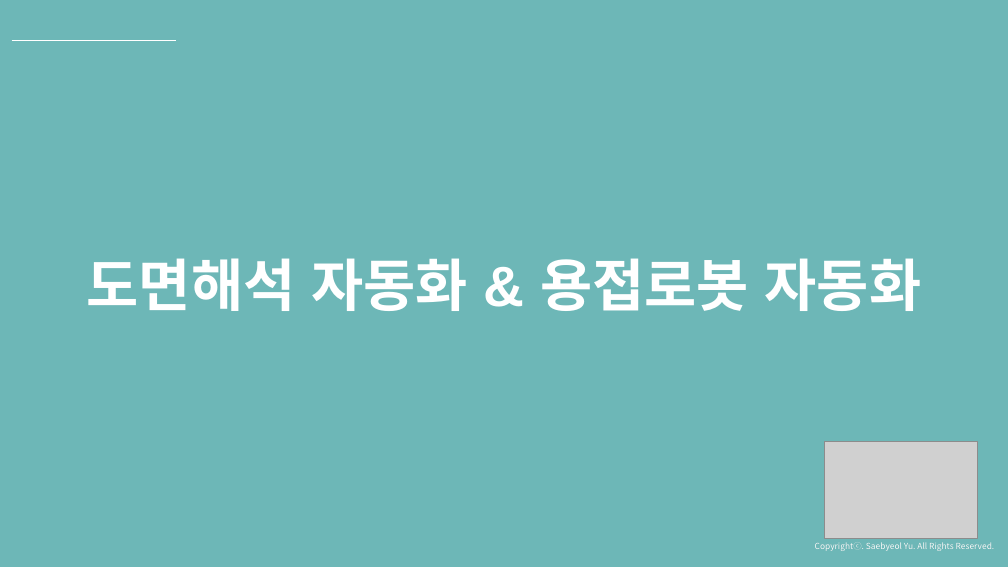
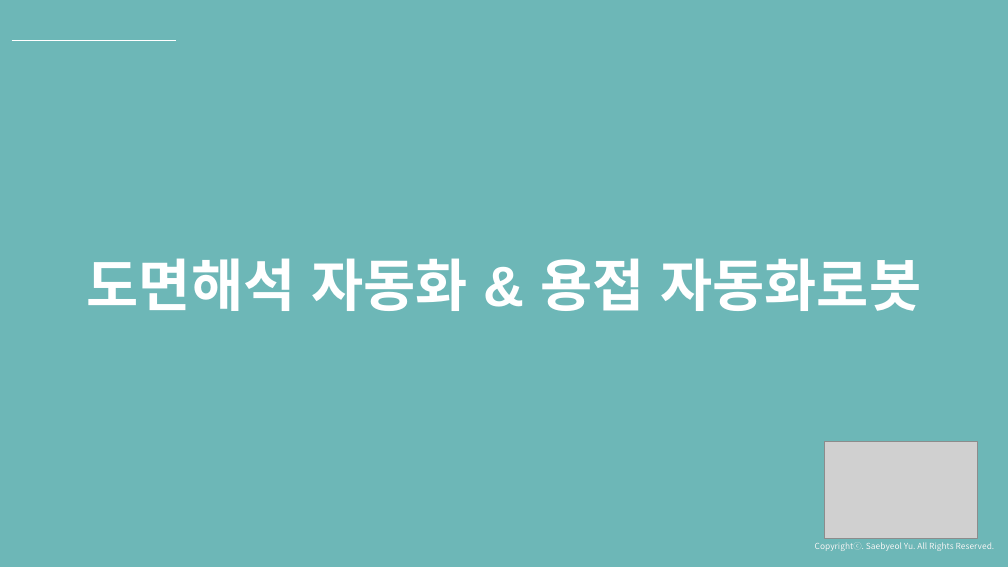
Before and after one commit to ssh6189/2021.05.28, a slide deck: slide 1 of 2021년 5월 28일 발표.pptx. Drawn at 1008x567 pixels with LibreOffice and Linux fonts; fonts in the diff are those of the drawing; grey boxes stand for pictures; background and template pictures are left out. Boxes give left, top, right and bottom in pixels: in the first picture for what was removed or moved away, otherwise in the second. Text is boxed around its words. In the diff, an @@ line names an element or a change of style, - is before the commit and + after.

```diff
--- a/2021년 5월 28일 발표.pptx
+++ b/2021년 5월 28일 발표.pptx
@@ text at bbox=[87, 258, 921, 311]: text changed @@
-도면해석 자동화 & 용접로봇 자동화
+도면해석 자동화 & 용접 자동화로봇
```
Also in this commit, not shown: 8 other slides changed, 4 slides removed.
